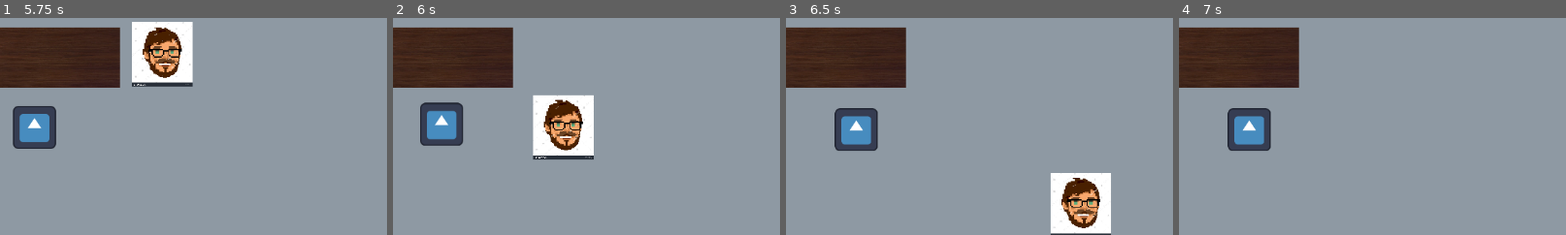
Above: before the commit, frames 1-4 (left to right).
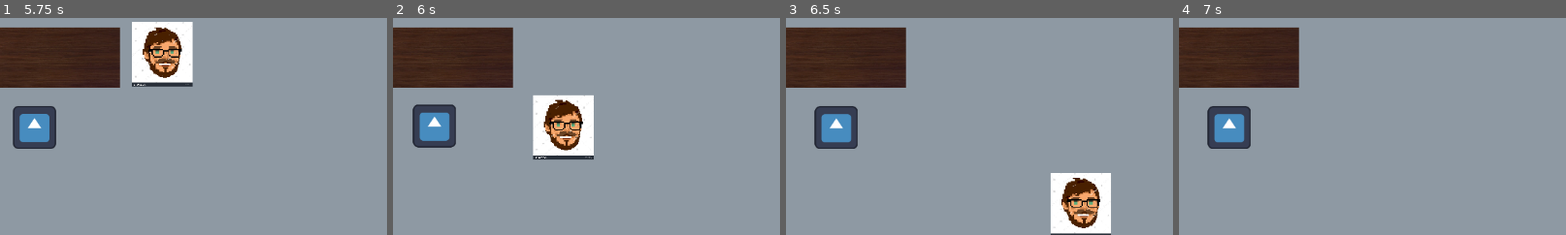
Above: after the commit, the same moments.

Repository: jmsanchezdiaz/boss-ipv-2024-e3.14cos
Game: Godot game, scene res://main.tscn
The game is run twice, just before and just after one commit, with the same random seed, the same clock (stepped at 60 frames per second) and the same inputs. The engine's default icon, where the game draws it, is replaced by a stand-in: a white triangle on a blue panel in a dark square.
Inputs (mouse positions are % of the whole screen's width and height, from its top left):
- Up to frame 1 (5.75 s): tap Enter at 0.5, 3.5 s; move the mouse to (72, 45) at 0.52 s; press the mouse at (72, 45) at 0.53 s; hold D (move_right) 0.53-1.28 s; move the mouse to (30, 55) at 1.27 s; release the mouse at (30, 55) at 1.28 s; hold S (move_down) 1.28-2.03 s; click (30, 55) at 1.35 s; move the mouse to (60, 28) at 2.02 s; press the mouse at (60, 28) at 2.03 s; hold D (move_right) 2.03-2.78 s; tap Space at 2.75, 4.25 s; move the mouse to (45, 70) at 2.77 s; release the mouse at (45, 70) at 2.78 s; hold W (move_up) 2.78-3.53 s; click (45, 70) at 2.85 s; move the mouse to (80, 65) at 3.52 s; press the mouse at (80, 65) at 3.53 s; hold A (move_left) 3.53-5.03 s; move the mouse to (20, 35) at 4.27 s; release the mouse at (20, 35) at 4.28 s; click (20, 35) at 4.35 s; move the mouse to (55, 50) at 5.02 s; press the mouse at (55, 50) at 5.03 s; hold S (move_down) from 5.03 s (still down)
- Up to frame 2 (6 s): move the mouse to (35, 25) at 5.77 s; release S (move_down) at 5.78 s; release the mouse at (35, 25) at 5.78 s; hold D (move_right) from 5.78 s (still down); click (35, 25) at 5.85 s
- Up to frame 3 (6.5 s): keep holding D (move_right)
- Up to frame 4 (7 s): move the mouse to (72, 45) at 6.52 s; release D (move_right) at 6.53 s; press the mouse at (72, 45) at 6.53 s; hold W (move_up) from 6.53 s (still down)
The pictures show only the part of the screen within x 50-100%, y 47-97%; the shares and areas given below are measured in that part.

Frame 1 is identical in both runs. In frame 2, 1.7% of the frame differs, in the area x 5-19%, y 38-60%; in frame 3, 2.8%, in the area x 7-24%, y 40-62%; in frame 4, 2.8%.

Commit message:
Player & Zombie can attack

Diff:
--- a/entities/Player/Player.tscn
+++ b/entities/Player/Player.tscn
@@ -6,6 +6,9 @@
 [sub_resource type="CapsuleShape2D" id="CapsuleShape2D_ho8iq"]
 radius = 740.0
 height = 1600.0
+
+[sub_resource type="CircleShape2D" id="CircleShape2D_0rk6p"]
+radius = 1634.1
 
 [node name="Player" type="CharacterBody2D"]
 scale = Vector2(0.06, 0.06)
@@ -17,3 +20,11 @@
 
 [node name="CollisionShape2D" type="CollisionShape2D" parent="."]
 shape = SubResource("CapsuleShape2D_ho8iq")
+
+[node name="AttackArea" type="Area2D" parent="."]
+
+[node name="CollisionShape2D" type="CollisionShape2D" parent="AttackArea"]
+shape = SubResource("CircleShape2D_0rk6p")
+
+[connection signal="body_entered" from="AttackArea" to="." method="_on_crowbar_area_body_entered"]
+[connection signal="body_exited" from="AttackArea" to="." method="_on_crowbar_area_body_exited"]
--- a/entities/Player/player.gd
+++ b/entities/Player/player.gd
@@ -5,6 +5,53 @@
 @export var ACCELERATION = 1500
 @export var FRICTION = 1500
 @export var MAX_SPEED = 450
+
+var health = 100
+var attack_range: float = 150.0
+var attack_damage: float = 25.0
+var inventory = ["Crowbar"]
+var current_target: Node2D = null
+
+
+func attack():
+	if current_target and "Crowbar" in inventory:
+		var distance = position.distance_to(current_target.position)
+		if distance <= attack_range:
+			current_target.take_damage(attack_damage)
+			print("Attacked zombi! Remaining HP: ", current_target.HEALTH_POINTS)
+		else:
+			print("Target too far!")
+	else:
+		print("No target in range or no Crowbar in inventory!")
+
+
+func _input(event):
+	if event.is_action_pressed("attack"):
+		attack()
+
+
+func add_to_inventory(item):
+	if inventory.size() < 12:
+		inventory.append(item)
+		print("Added to inventory: ", item)
+	else:
+		print("Inventory full!")
+
+
+func remove_from_inventory(item):
+	if item in inventory:
+		inventory.erase(item)
+		print("Removed from inventory: ", item)
+	else:
+		print("Item not in inventory!")
+
+
+func use_item(item):
+	if item in inventory:
+		print("Using item: ", item)
+		inventory.erase(item)
+	else:
+		print("Item not in inventory!")
 
 
 func _physics_process(delta: float) -> void:
@@ -30,3 +77,21 @@
 func apply_movement(accel):
 	velocity += accel
 	velocity = velocity.limit_length(MAX_SPEED)
+
+
+func take_damage(amount):
+	if health > 0:
+		health -= amount
+		print("Nico health:", health)
+
+
+func _on_crowbar_area_body_entered(body: Node2D) -> void:
+	if body is Zombie:
+		current_target = body
+		# print("Zombie in range!")
+
+
+func _on_crowbar_area_body_exited(body: Node2D) -> void:
+	if body == current_target:
+		current_target = null
+		# print("Zombie out of range!")
--- a/entities/enemies/Zombie.tscn
+++ b/entities/enemies/Zombie.tscn
@@ -9,9 +9,11 @@
 [sub_resource type="CircleShape2D" id="CircleShape2D_acmul"]
 radius = 221.226
 
+[sub_resource type="CircleShape2D" id="CircleShape2D_8ras5"]
+radius = 111.018
+
 [node name="Zombie" type="CharacterBody2D"]
 script = ExtResource("1_wyi4p")
-SPEED = 100.0
 
 [node name="Sprite2D" type="Sprite2D" parent="."]
 scale = Vector2(0.5, 0.5)
@@ -30,5 +32,14 @@
 [node name="CollisionShape2D" type="CollisionShape2D" parent="DetectionArea"]
 shape = SubResource("CircleShape2D_acmul")
 
+[node name="AttackArea" type="Area2D" parent="."]
+collision_layer = 2
+collision_mask = 2
+
+[node name="CollisionShape2D" type="CollisionShape2D" parent="AttackArea"]
+shape = SubResource("CircleShape2D_8ras5")
+
 [connection signal="body_entered" from="DetectionArea" to="." method="_on_detection_area_body_entered"]
 [connection signal="body_exited" from="DetectionArea" to="." method="_on_detection_area_body_exited"]
+[connection signal="body_entered" from="AttackArea" to="." method="_on_attack_area_body_entered"]
+[connection signal="body_exited" from="AttackArea" to="." method="_on_attack_area_body_exited"]
--- a/entities/enemies/zombie.gd
+++ b/entities/enemies/zombie.gd
@@ -1,17 +1,27 @@
 extends CharacterBody2D
+class_name Zombie
 
-@export var HEALTH_POINTS: float  = 100.0
+@export var HEALTH_POINTS: float = 100.0
 @export var SPEED: float = 50.0
+@export var ATTACK_DAMAGE = 25
+@export var attack_interval: float = 1.0
 
 var raycast: RayCast2D
-
 var target: Node2D
+var target_in_attack_area: bool = false
+var attack_timer: Timer
 
 func _ready() -> void:
 	raycast = $RayCast2D
+	attack_timer = Timer.new()
+	attack_timer.one_shot = true
+	attack_timer.wait_time = attack_interval
+	attack_timer.connect("timeout", Callable(self, "_on_attack_timeout"))
+	add_child(attack_timer)
+
 
 func _physics_process(delta: float) -> void:
-	if(target):
+	if target:
 		raycast.target_position = raycast.to_local(target.global_transform.origin)
 		raycast.force_raycast_update()
 
@@ -19,11 +29,43 @@
 			position += (target.position - position).normalized() * SPEED * delta
 			move_and_collide(Vector2(0,0))
 
+			if target_in_attack_area and attack_timer.is_stopped():
+				attack_timer.start()  # Comienza el ataque si no está atacando
+
+
+func take_damage(amount: float) -> void:
+	HEALTH_POINTS -= amount
+	if HEALTH_POINTS <= 0:
+		queue_free()
+
+
+func attack(target):
+	if target is Player:
+		target.take_damage(ATTACK_DAMAGE)
+		# print("Zombie attacked! Player remaining HP: ", target.HEALTH_POINTS)
+
+
+func _on_attack_timeout() -> void:
+	if target_in_attack_area:
+		attack(target)
+		attack_timer.start()
+
 
 func _on_detection_area_body_entered(body: Node2D) -> void:
 	target = body;
 
 
-
 func _on_detection_area_body_exited(body: Node2D) -> void:
 	target = null
+
+
+func _on_attack_area_body_entered(body: Node2D) -> void:
+	if body is Player:
+		target_in_attack_area = true
+		attack_timer.start()
+
+
+func _on_attack_area_body_exited(body: Node2D) -> void:
+	if body is Player:
+		target_in_attack_area = false
+		attack_timer.stop()
--- a/entities/world/Desk.tscn
+++ b/entities/world/Desk.tscn
@@ -10,7 +10,6 @@
 
 [node name="CollisionShape2D" type="CollisionShape2D" parent="."]
 position = Vector2(8.33328, 5.88235)
-scale = Vector2(1, 1)
 shape = SubResource("RectangleShape2D_bggds")
 
 [node name="Sprite2D" type="Sprite2D" parent="."]
--- a/project.godot
+++ b/project.godot
@@ -41,3 +41,8 @@
 , Object(InputEventKey,"resource_local_to_scene":false,"resource_name":"","device":-1,"window_id":0,"alt_pressed":false …(186 unchanged characters)…
 ]
 }
+attack={
+"deadzone": 0.5,
+"events": [Object(InputEventMouseButton,"resource_local_to_scene":false,"resource_name":"","device":-1,"window_id":0,"alt_pressed":false,"shift_pressed":false,"ctrl_pressed":false,"meta_pressed":false,"button_mask":0,"position":Vector2(0, 0),"global_position":Vector2(0, 0),"factor":1.0,"button_index":1,"canceled":false,"pressed":false,"double_click":false,"script":null)
+]
+}
Binary file added: assets/Movement.png
Not shown, added: assets/Movement.png.import
Binary file added: assets/player.png
Not shown, added: assets/player.png.import
Not shown: 1 places in entities/Player/Player.tscn that only renumber resources
Not shown: 1 places in entities/enemies/Zombie.tscn that only renumber resources
